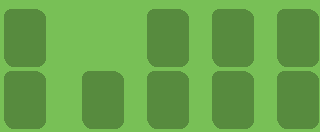
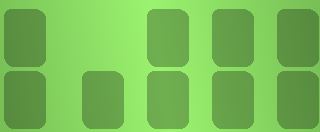
Layered file, before and after one edit (320px x 132px). Changes by layer:
added layer "New tray" above "Tray" over <box>0,0,320,132</box>
hid "Tray" over <box>0,0,320,132</box>
